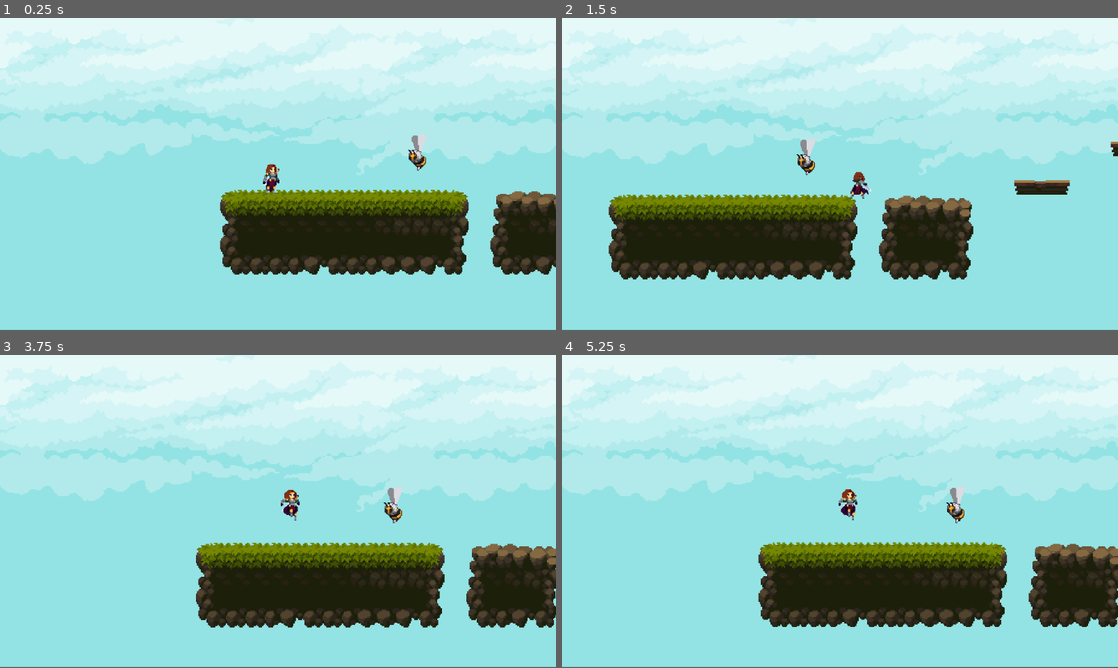
Above: before the commit, frames 1-4 (two rows, left to right).
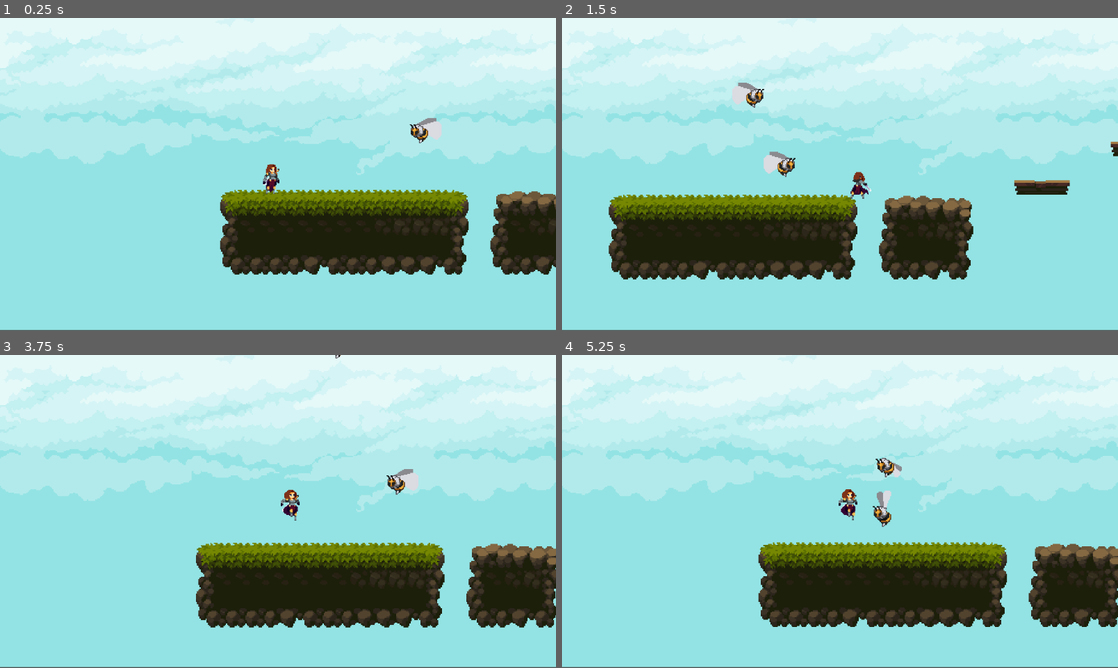
Above: after the commit, the same moments.

Repository: satyaG117/untitled-platformer
Game: Godot game, scene res://scenes/levels/level_0.tscn
The game is run twice, just before and just after one commit, with the same random seed, the same clock (stepped at 60 frames per second) and the same inputs.
Inputs:
- Up to frame 1 (0.25 s): no input
- Up to frame 2 (1.5 s): tap Enter (meele_attack) at 0.5, 1.35 s; hold D (move_right) from 0.53 s (still down); tap W (jump) at 0.6, 0.77, 1.07 s
- Up to frame 3 (3.75 s): tap W (jump) at 1.52, 1.55, 1.82, 2.1, 3.02, 3.05, 3.32, 3.6 s; release D (move_right) at 2.03 s; hold A (move_left) 2.03-2.78 s; hold D (move_right) from 2.78 s (still down); tap Enter (meele_attack) at 2.85 s; tap Space at 3.5 s
- Up to frame 4 (5.25 s): tap W (jump) at 3.77, 4.07, 4.52, 4.55, 4.82, 5.1 s; release D (move_right) at 4.28 s; hold A (move_left) 4.28-5.03 s; tap Enter (meele_attack) at 4.35 s; hold D (move_right) from 5.03 s (still down)

The runs differ from the first frame. In frame 1, 0.5% of the frame differs, in the area x 73-80%, y 32-49%; in frame 2, 0.8%, in the area x 30-46%, y 20-51%; in frame 3, 0.5%; in frame 4, 0.7%.

Commit message:
basic bee enemy logic
Basic AI for bee enemy

Diff:
--- a/project.godot
+++ b/project.godot
@@ -18,6 +18,7 @@
 [autoload]
 
 SignalBus="*res://scripts/global scripts/SignalBus.gd"
+GlobalVariables="*res://scripts/global scripts/GlobalVariables.gd"
 
 [display]
 
--- a/scenes/characters/bee.tscn
+++ b/scenes/characters/bee.tscn
@@ -1,11 +1,17 @@
-[gd_scene load_steps=11 format=3 uid="uid://eyr7yhfl0to0"]
+[gd_scene load_steps=17 format=3 uid="uid://eyr7yhfl0to0"]
 
 [ext_resource type="PackedScene" uid="uid://d3v5lhd53ofl5" path="res://scenes/components/hurtbox_component.tscn" id="1_lwqc6"]
+[ext_resource type="Script" path="res://scripts/bee/bee.gd" id="1_xqcgc"]
 [ext_resource type="Texture2D" uid="uid://kh0bt1d7my7l" path="res://assets/Legacy-Fantasy - High Forest 2.3/Mob/Small Bee/bee-spritesheet.png" id="3_goikn"]
 [ext_resource type="PackedScene" uid="uid://chp0tusy258lr" path="res://scenes/components/hitbox_component.tscn" id="4_5pppf"]
+[ext_resource type="Script" path="res://scripts/bee/bee_state_machine.gd" id="5_bsui1"]
+[ext_resource type="Script" path="res://scripts/bee/bee_idle.gd" id="6_iwrma"]
+[ext_resource type="Script" path="res://scripts/bee/bee_cooldown.gd" id="7_77kvk"]
+[ext_resource type="Script" path="res://scripts/bee/bee_pursue.gd" id="8_qcvmx"]
+[ext_resource type="Script" path="res://scenes/characters/bee_attack.gd" id="9_jcbfr"]
 
 [sub_resource type="RectangleShape2D" id="RectangleShape2D_kehn4"]
-size = Vector2(4.66667, 22)
+size = Vector2(6.3333, 22)
 
 [sub_resource type="Animation" id="Animation_3r2pj"]
 length = 0.001
@@ -98,6 +104,7 @@
 
 [node name="Bee" type="CharacterBody2D"]
 scale = Vector2(0.75, 0.75)
+script = ExtResource("1_xqcgc")
 
 [node name="Sprite2D" type="Sprite2D" parent="."]
 texture = ExtResource("3_goikn")
@@ -105,11 +112,15 @@
 vframes = 3
 
 [node name="HitboxComponent" parent="Sprite2D" instance=ExtResource("4_5pppf")]
+collision_layer = 0
+collision_mask = 2
+damage = 20.0
 
 [node name="CollisionShape2D" type="CollisionShape2D" parent="Sprite2D/HitboxComponent"]
-position = Vector2(-14.6667, 2.66667)
+position = Vector2(-15.5, 2.66667)
 shape = SubResource("RectangleShape2D_kehn4")
 disabled = true
+debug_color = Color(1, 0.560784, 0, 0.239216)
 
 [node name="AnimationPlayer" type="AnimationPlayer" parent="."]
 libraries = {
@@ -117,8 +128,31 @@
 }
 
 [node name="HurtboxComponent" parent="." instance=ExtResource("1_lwqc6")]
+collision_layer = 4
+collision_mask = 0
 
 [node name="CollisionShape2D" type="CollisionShape2D" parent="HurtboxComponent"]
 shape = SubResource("CapsuleShape2D_8aypl")
+debug_color = Color(1, 0.560784, 0, 0.239216)
 
-[node name="BeeStateMachine" type="Node" parent="."]
+[node name="BeeStateMachine" type="Node" parent="." node_paths=PackedStringArray("starting_state")]
+script = ExtResource("5_bsui1")
+starting_state = NodePath("Idle")
+
+[node name="Idle" type="Node" parent="BeeStateMachine"]
+script = ExtResource("6_iwrma")
+
+[node name="Cooldown" type="Node" parent="BeeStateMachine"]
+script = ExtResource("7_77kvk")
+
+[node name="CooldownTimer" type="Timer" parent="BeeStateMachine/Cooldown"]
+
+[node name="Pursue" type="Node" parent="BeeStateMachine"]
+script = ExtResource("8_qcvmx")
+
+[node name="Attack" type="Node" parent="BeeStateMachine"]
+script = ExtResource("9_jcbfr")
+
+[connection signal="animation_changed" from="AnimationPlayer" to="BeeStateMachine/Attack" method="_on_animation_player_animation_changed"]
+[connection signal="animation_finished" from="AnimationPlayer" to="BeeStateMachine/Attack" method="_on_animation_player_animation_finished"]
+[connection signal="timeout" from="BeeStateMachine/Cooldown/CooldownTimer" to="BeeStateMachine/Cooldown" method="_on_cooldown_timer_timeout"]
--- /dev/null
+++ b/scenes/characters/bee_attack.gd
@@ -0,0 +1,22 @@
+extends State
+
+var animation_player : AnimationPlayer
+
+func enter():
+	print("Bee attack")
+	parent.velocity = Vector2.ZERO
+	animation_player = parent.get_node("AnimationPlayer")
+	animation_player.play("attack")
+
+
+func handle_attack_end(animation_name):
+	if(animation_name == "attack"):
+		SignalBus.bee_state_change.emit(self, "cooldown")
+
+
+func _on_animation_player_animation_finished(anim_name):
+	handle_attack_end(anim_name)
+
+
+func _on_animation_player_animation_changed(old_name, new_name):
+	handle_attack_end(old_name)
--- a/scenes/characters/player.tscn
+++ b/scenes/characters/player.tscn
@@ -285,6 +285,8 @@
 
 [node name="HitboxComponent" parent="Sprite2D" instance=ExtResource("5_dv7f2")]
 position = Vector2(6.66667, -5.33333)
+collision_layer = 0
+collision_mask = 4
 damage = 10.0
 
 [node name="CollisionShape2D" type="CollisionShape2D" parent="Sprite2D/HitboxComponent"]
--- a/scenes/levels/level_0.tscn
+++ b/scenes/levels/level_0.tscn
@@ -35,4 +35,10 @@
 shape = SubResource("WorldBoundaryShape2D_lekpa")
 
 [node name="Bee" parent="." instance=ExtResource("5_icldr")]
-position = Vector2(213, 416)
+position = Vector2(230, 389)
+
+[node name="Bee2" parent="." instance=ExtResource("5_icldr")]
+position = Vector2(421, 258)
+
+[node name="Bee3" parent="." instance=ExtResource("5_icldr")]
+position = Vector2(170, 266)
--- /dev/null
+++ b/scripts/bee/bee.gd
@@ -0,0 +1,26 @@
+extends CharacterBody2D
+
+@onready var hurtbox_component = $HurtboxComponent
+@onready var bee_state_machine = $BeeStateMachine
+
+var MAX_HEALTH : float = 20
+var current_health : float = MAX_HEALTH
+
+func _ready():
+	hurtbox_component.init(self);
+	bee_state_machine.init(self);
+
+func _process(delta):
+	bee_state_machine.process_frame(delta)
+
+func _physics_process(delta):
+	bee_state_machine.process_physics(delta)
+	move_and_slide()
+
+func die():
+	queue_free()
+
+func take_damage(damage):
+	current_health -= damage
+	if(current_health <= 0):
+		die()
--- /dev/null
+++ b/scripts/bee/bee_cooldown.gd
@@ -0,0 +1,27 @@
+extends State
+var animation_player : AnimationPlayer
+@onready var cooldown_timer = $CooldownTimer
+var player_position : Vector2
+var bee_position : Vector2
+
+
+func enter():
+	print("Bee Cooldown")
+	animation_player = parent.get_node('AnimationPlayer')
+	animation_player.play('fly')
+	cooldown_timer.wait_time = randf_range(1.0, 2.0)
+	cooldown_timer.start()
+
+func process_physics(delta):
+	if(abs(GlobalVariables.player.global_position.x - parent.global_position.x) > 12 ||
+			abs(GlobalVariables.player.global_position.y - parent.global_position.y) > 4):
+				cooldown_timer.stop()
+				SignalBus.bee_state_change.emit(self, "pursue")
+
+
+func _on_cooldown_timer_timeout():
+	if(abs(GlobalVariables.player.global_position.x - parent.global_position.x) > 12 ||
+			abs(GlobalVariables.player.global_position.y - parent.global_position.y) > 4):
+				SignalBus.bee_state_change.emit(self, "pursue")
+	else:
+		SignalBus.bee_state_change.emit(self, "attack")
--- /dev/null
+++ b/scripts/bee/bee_idle.gd
@@ -0,0 +1,18 @@
+extends State
+
+var animation_player : AnimationPlayer
+var frames_since_last_check : int = 0
+
+func enter():
+	print("Bee idle")
+	parent.velocity = Vector2.ZERO
+	animation_player = parent.get_node('AnimationPlayer');
+	animation_player.play("fly");
+
+func process_physics(delta):
+	if(frames_since_last_check != 0):
+		frames_since_last_check -= 1
+	else:
+		if(parent.global_position.distance_to(GlobalVariables.player.global_position) <= 200):
+			SignalBus.bee_state_change.emit(self, "pursue")
+		frames_since_last_check = 10
--- /dev/null
+++ b/scripts/bee/bee_pursue.gd
@@ -0,0 +1,58 @@
+extends State
+var animation_player : AnimationPlayer
+var sprite_2d : Sprite2D
+var frames_since_last_check : int = 0
+var distance_from_player : float
+var target_position :Vector2
+var move_speed : float = 70.0
+var current_player_position : Vector2
+var bee_position : Vector2
+var rng : RandomNumberGenerator
+
+func enter():
+	print("Bee pursue")
+	animation_player = parent.get_node('AnimationPlayer')
+	sprite_2d = parent.get_node('Sprite2D')
+	animation_player.play("fly");
+	rng = RandomNumberGenerator.new()
+
+
+func process_physics(delta):
+	if(frames_since_last_check != 0):
+		frames_since_last_check -= 1
+	else:
+		current_player_position = GlobalVariables.player.global_position
+		bee_position =  parent.global_position
+
+		#rotate sprite based on player position
+		if(current_player_position.x <= bee_position.x):
+			sprite_2d.scale.x = sprite_2d.scale.y
+		else:
+			sprite_2d.scale.x = sprite_2d.scale.y * -1
+
+		distance_from_player = bee_position.distance_to(current_player_position)
+
+		#if target is far away then resort to idle start
+		if(distance_from_player > 200):
+			SignalBus.bee_state_change.emit(self, "idle")
+		else:
+			#create a target point
+			var x = rng.randf_range(10, 12)
+			var y = rng.randf_range(-4, 4)
+			if(current_player_position.x <= bee_position.x):
+				target_position.x = current_player_position.x + x
+			else:
+				target_position.x = current_player_position.x - x
+			target_position.y = current_player_position.y + y
+			# Calculate direction to target
+			var direction = (target_position - bee_position).normalized()
+
+			# Calculate velocity
+			parent.velocity = direction * move_speed
+
+			# Stop moving if close enough to the target
+			if(abs(current_player_position.x - bee_position.x) <= 12 &&
+			abs(current_player_position.y - bee_position.y) <= 4):
+				SignalBus.bee_state_change.emit(self, "attack")
+
+		frames_since_last_check = 5
--- /dev/null
+++ b/scripts/bee/bee_state_machine.gd
@@ -0,0 +1,7 @@
+extends StateMachine
+
+func init(parent : CharacterBody2D):
+	#print(parent)
+	super(parent)
+	#connect the signal to the signal handler in parent class
+	SignalBus.bee_state_change.connect(handle_state_transition)
--- /dev/null
+++ b/scripts/global scripts/GlobalVariables.gd
@@ -0,0 +1,3 @@
+extends Node
+
+var player : CharacterBody2D
--- a/scripts/global scripts/SignalBus.gd
+++ b/scripts/global scripts/SignalBus.gd
@@ -1,6 +1,9 @@
 extends Node
 
+#player signals
 signal player_movement_state_change
 signal player_action_state_change
+signal player_entered_none
 
-signal player_entered_none
+#bee signals
+signal bee_state_change
--- a/scripts/player/player.gd
+++ b/scripts/player/player.gd
@@ -8,6 +8,7 @@
 var is_player_input_disabled = false;
 
 func _ready():
+	GlobalVariables.player = self
 	player_movement_state_machine.init(self)
 	player_action_state_machine.init(self)
 	hurtbox_component.init(self)
--- a/scripts/tmp.gd
+++ /dev/null
@@ -1,57 +0,0 @@
-#extends Node
-
-extends CharacterBody2D
-
-@onready var animation_player: AnimationPlayer = $AnimationPlayer
-@onready var sprite_2d:Sprite2D = $Sprite2D
-
-const SPEED:int = 260.0
-const JUMP_VELOCITY: int = -350.0
-
-var jumps: int = 2
-
-# Get the gravity from the project settings to be synced with RigidBody nodes.
-var gravity = ProjectSettings.get_setting("physics/2d/default_gravity")
-
-
-func _physics_process(delta):
-	# Add the gravity.
-	if not is_on_floor():
-		# if the player is falling then increase the gravity by 1.4
-		#; this is done to make the movement less floaty
-		if(velocity.y >= 0):
-			velocity.y += gravity * 1.4 * delta
-		else:
-			velocity.y += gravity * delta
-
-	# Handle jump.
-	if Input.is_action_just_pressed("jump") and is_on_floor():
-		velocity.y = JUMP_VELOCITY
-
-	#cut the jump short mid air
-	if Input.is_action_just_released("jump") and velocity.y < -150:
-		velocity.y /= 6
-
-	# Get the input direction and handle the movement/deceleration.
-	# As good practice, you should replace UI actions with custom gameplay actions.
-	var direction = Input.get_axis("move_left", "move_right")
-	if direction:
-		velocity.x = direction * SPEED
-		animation_player.play("run")
-		if(direction > 0):
-			sprite_2d.scale.x = sprite_2d.scale.y
-		else:
-			sprite_2d.scale.x = sprite_2d.scale.y * -1
-	else:
-		velocity.x = move_toward(velocity.x, 0, SPEED)
-		animation_player.play("idle")
-
-	if(not is_on_floor()):
-		if(velocity.y >= JUMP_VELOCITY and velocity.y <= -100):
-			animation_player.play("jump_start")
-		if(velocity.y >= -100 and velocity.y <= 100):
-			animation_player.play("jump_mid")
-		if(velocity.y >= -100):
-			animation_player.play("jump_end")
-
-	move_and_slide()
